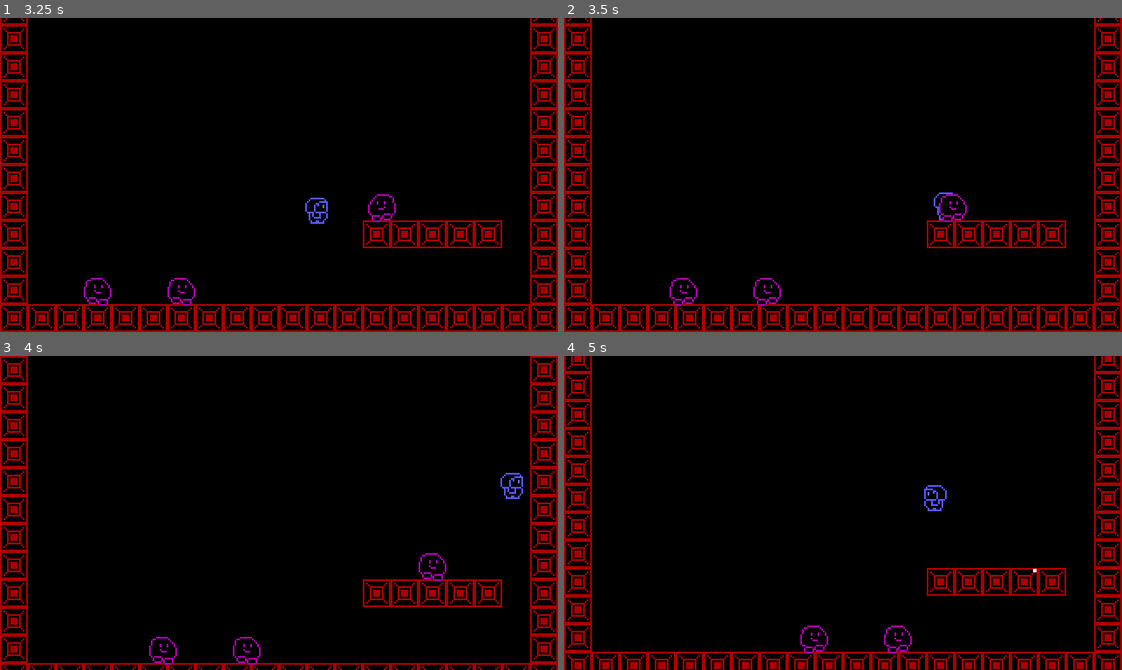
Above: before the commit, frames 1-4 (two rows, left to right).
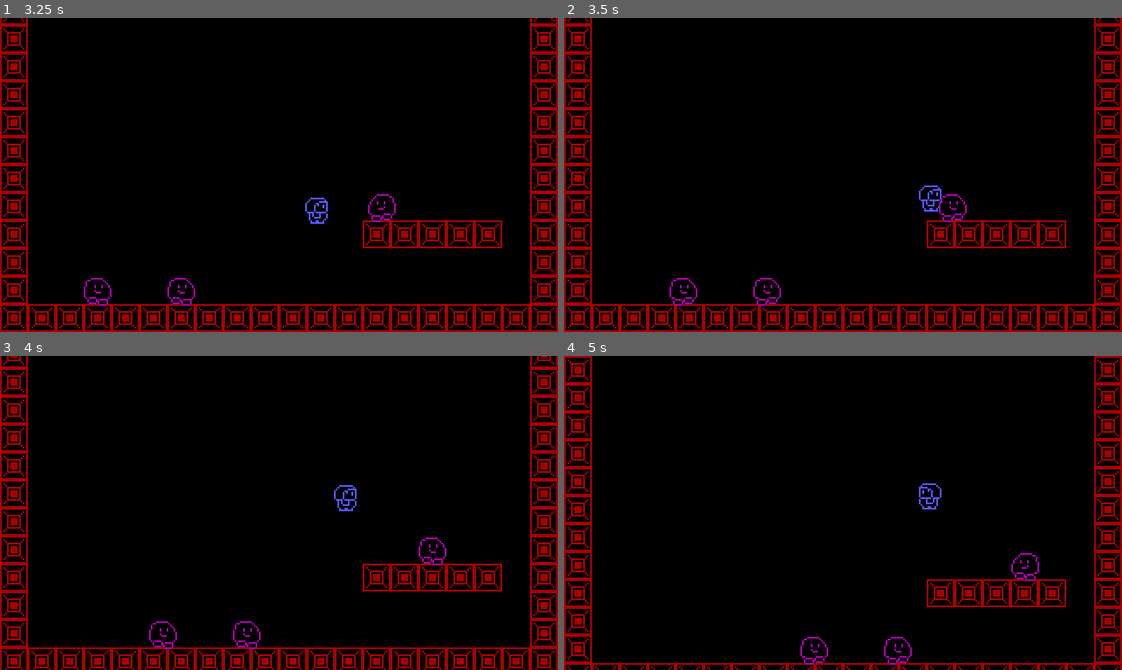
Above: after the commit, the same moments.

Repository: qbradq/lgj2022
Game: Godot game, scene res://Room/Test/Test1.tscn
Two runs of this game, one before a commit and one after it. Both use one fixed random seed, a clock stepped at 60 frames per second and the inputs below.
Inputs:
- Up to frame 1 (3.25 s): tap Enter (ui_accept) at 0.5, 0.77, 1.52, 3.02 s; hold Right (ui_right) 0.53-2.03 s; hold Left (ui_left) 2.03-2.78 s; hold Right (ui_right) from 2.78 s (still down)
- Up to frame 2 (3.5 s): keep holding Right (ui_right)
- Up to frame 3 (4 s): keep holding Right (ui_right); tap Enter (ui_accept) at 3.77 s
- Up to frame 4 (5 s): release Right (ui_right) at 4.28 s; hold Left (ui_left) from 4.28 s (still down); tap Enter (ui_accept) at 4.52 s

Frame 1 is identical in both runs. In frame 2, 0.1% of the frame differs, in the area x 63-70%, y 53-65%; in frame 3, 8.4%, in the area x 0-100%, y 0-100%; in frame 4, 8.3%.

Commit message:
Added hurt and bounce back

Diff:
--- a/Enemy/Enemy.gd
+++ b/Enemy/Enemy.gd
@@ -61,6 +61,8 @@
 	$RightFloorRayCast.collision_mask = 0
 	$BounceArea.collision_layer = 0
 	$BounceArea.collision_mask = 0
+	$HurtArea.collision_layer = 0
+	$HurtArea.collision_mask = 0
 
 
 func die():
@@ -77,3 +79,7 @@
 	$Timer.start(0.5)
 	yield($Timer, "timeout")
 	queue_free()
+
+
+func _on_HurtArea_body_entered(body):
+	body.hurt(1, global_position)
--- a/Enemy/Enemy.tscn
+++ b/Enemy/Enemy.tscn
@@ -70,11 +70,15 @@
 
 [sub_resource type="RectangleShape2D" id=1]
 resource_local_to_scene = true
-extents = Vector2( 8, 7.5 )
+extents = Vector2( 8, 8 )
+
+[sub_resource type="RectangleShape2D" id=10]
+resource_local_to_scene = true
+extents = Vector2( 16, 12 )
 
 [sub_resource type="RectangleShape2D" id=9]
 resource_local_to_scene = true
-extents = Vector2( 8, 4 )
+extents = Vector2( 16, 4 )
 
 [node name="Enemy" type="KinematicBody2D"]
 collision_layer = 4
@@ -116,8 +120,16 @@
 cast_to = Vector2( 0, 4 )
 
 [node name="CollisionShape2D" type="CollisionShape2D" parent="."]
-position = Vector2( 0, -8.5 )
+position = Vector2( 0, -8 )
 shape = SubResource( 1 )
+
+[node name="HurtArea" type="Area2D" parent="."]
+collision_layer = 32
+collision_mask = 2
+
+[node name="CollisionShape2D" type="CollisionShape2D" parent="HurtArea"]
+position = Vector2( 0, -4 )
+shape = SubResource( 10 )
 
 [node name="BounceArea" type="Area2D" parent="."]
 position = Vector2( 0, -72 )
@@ -156,4 +168,5 @@
 initial_velocity_random = 1.0
 scale_amount = 2.0
 
+[connection signal="body_entered" from="HurtArea" to="." method="_on_HurtArea_body_entered"]
 [connection signal="body_entered" from="BounceArea" to="." method="_on_StompArea_body_entered"]
--- a/Enemy/Squish/Squish.tscn
+++ b/Enemy/Squish/Squish.tscn
@@ -74,6 +74,10 @@
 resource_local_to_scene = true
 extents = Vector2( 7, 7 )
 
+[sub_resource type="RectangleShape2D" id=11]
+resource_local_to_scene = true
+extents = Vector2( 7, 7 )
+
 [sub_resource type="RectangleShape2D" id=10]
 resource_local_to_scene = true
 extents = Vector2( 6, 1 )
@@ -107,8 +111,11 @@
 position = Vector2( 7, -2 )
 
 [node name="CollisionShape2D" parent="." index="7"]
+shape = SubResource( 9 )
+
+[node name="CollisionShape2D" parent="HurtArea" index="0"]
 position = Vector2( 0, -8 )
-shape = SubResource( 9 )
+shape = SubResource( 11 )
 
 [node name="CollisionShape2D" parent="BounceArea" index="0"]
 position = Vector2( 0, 56 )
--- a/Player/Player.gd
+++ b/Player/Player.gd
@@ -16,6 +16,7 @@
 var wall_jump_force:Vector2 = Vector2.UP * 350.0 + Vector2.RIGHT * 100.0
 var bounce_force:Vector2 = Vector2.UP * 150.0
 var big_bounce_force:Vector2 = Vector2.UP * 350.0
+var hurt_force:Vector2 = Vector2.UP * 150.0 + Vector2.RIGHT * 100.0
 
 
 var velocity:Vector2
@@ -23,9 +24,12 @@
 var is_wall_slide_left:bool
 var is_wall_slide_right:bool
 var is_wall_slide:bool
+var control_lockout_ttl:float
 
 
 func _input(event):
+	if control_lockout_ttl > 0.0:
+		return
 	# Jump
 	if event.is_action_pressed("ui_accept"):
 		if is_on_floor():
@@ -50,14 +54,16 @@
 
 
 func _physics_process(delta):
+	var invec:Vector2
 	# Input
-	var invec := Input.get_vector("ui_left", "ui_right", "ui_up", "ui_down")
-	# Movement
-	velocity.x += invec.x * walk_force.x * delta
-	if velocity.x > walk_force_max.x:
-		velocity.x = walk_force_max.x
-	if velocity.x < -walk_force_max.x:
-		velocity.x = -walk_force_max.x
+	control_lockout_ttl -= delta
+	if control_lockout_ttl <= 0.0:
+		invec = Input.get_vector("ui_left", "ui_right", "ui_up", "ui_down")
+		velocity.x += invec.x * walk_force.x * delta
+		if velocity.x > walk_force_max.x:
+			velocity.x = walk_force_max.x
+		if velocity.x < -walk_force_max.x:
+			velocity.x = -walk_force_max.x
 	# Gravity
 	velocity += Global.gravity_force * delta
 	if is_wall_slide:
@@ -120,3 +126,10 @@
 		velocity.y = big_bounce_force.y
 	else:
 		velocity.y = bounce_force.y
+
+
+func hurt(amount:int, from:Vector2):
+	velocity = hurt_force
+	if global_position.x < from.x:
+		velocity.x *= -1
+	control_lockout_ttl = 0.25
--- a/project.godot
+++ b/project.godot
@@ -115,6 +115,7 @@
 2d_physics/layer_3="Enemy"
 2d_physics/layer_4="BounceArea"
 2d_physics/layer_5="PlayerFeet"
+2d_physics/layer_6="HurtArea"
 
 [physics]
 
Not shown: 1 places in Enemy/Enemy.tscn that only renumber resources
Not shown: 1 places in Enemy/Squish/Squish.tscn that only renumber resources
